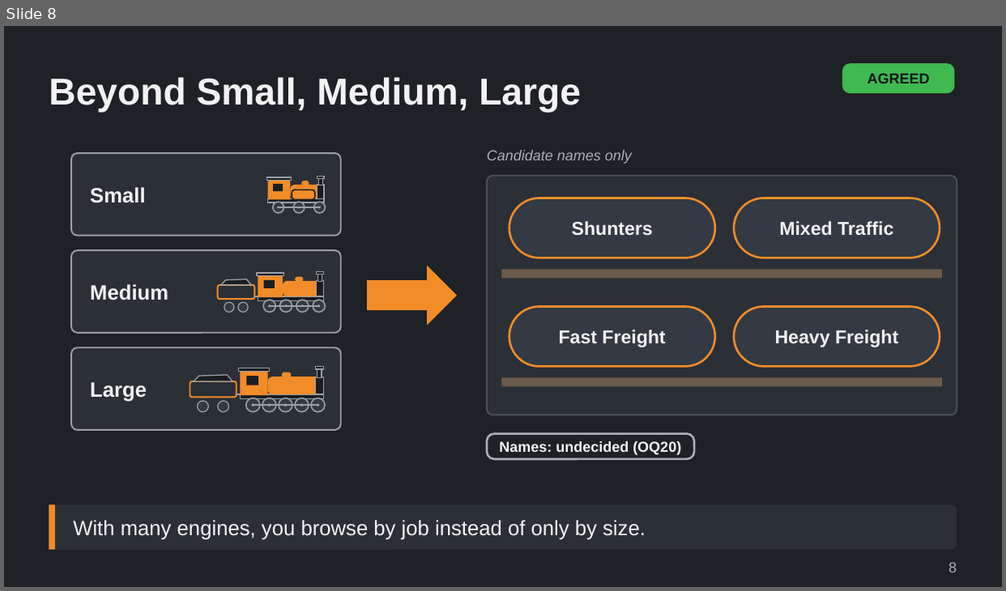
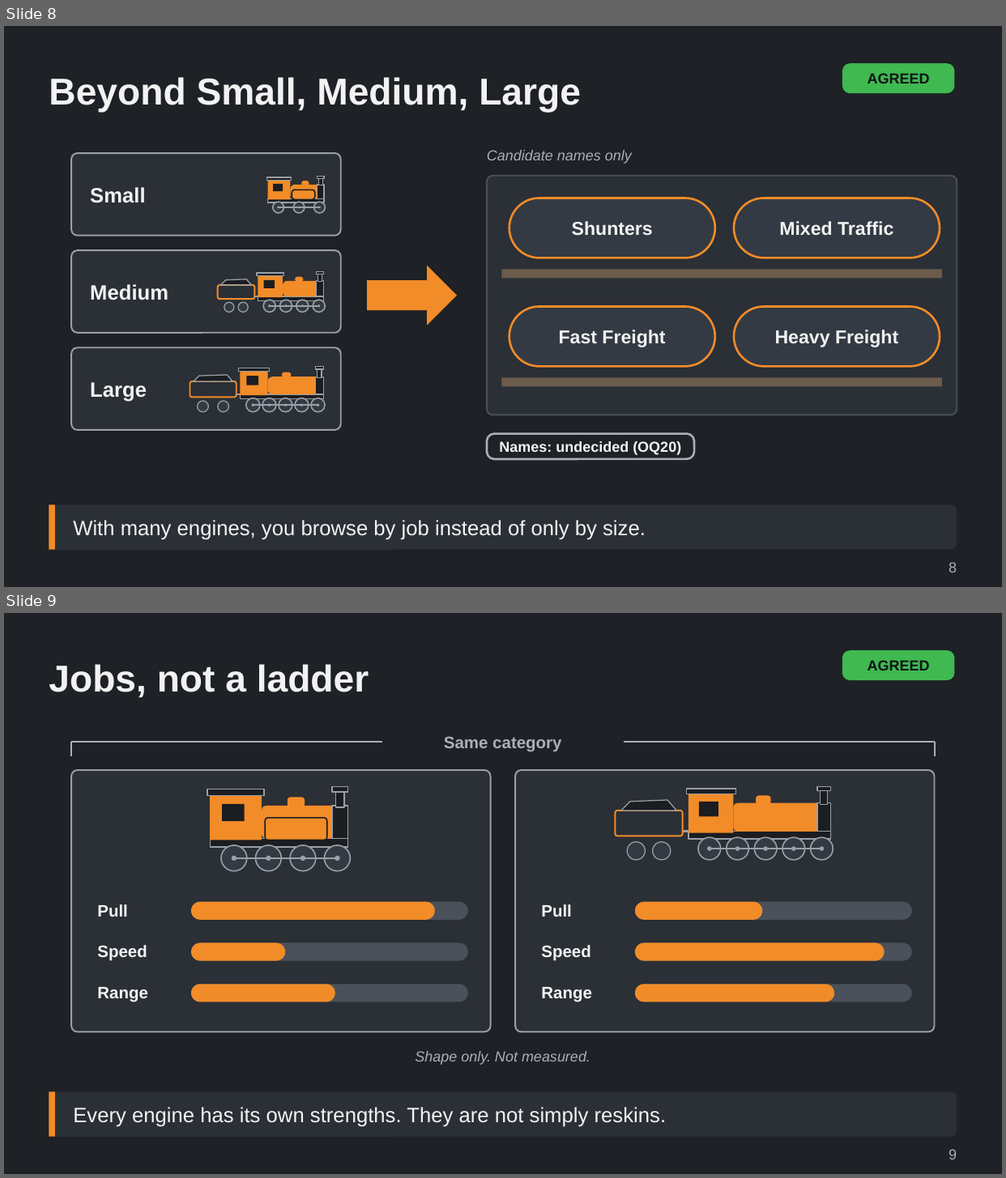
Before and after one commit to Tarenkookoo/Satisfactory---Early-Locomotion, a slide deck: Reporting/Claude Presents/Deck7_AfterLaunch_Packs/After_Launch_Packs_Locomotives_and_History_Explained.pptx. Shown one above the other, each under a label of ours: slide 8 before the commit, slides 8 and 9 after it. The pictures are 1006x591 and 1006x1178 pixels, drawn with LibreOffice and Linux fonts; fonts in the diff are those of the drawing. Boxes give left, top, right and bottom in pixels: in the first picture for what was removed or moved away, otherwise in the second. Text is boxed around its words. In the diff, an @@ line names an element or a change of style, - is before the commit and + after.

```diff
--- a/Reporting/Claude Presents/Deck7_AfterLaunch_Packs/After_Launch_Packs_Locomotives_and_History_Explained.pptx
+++ b/Reporting/Claude Presents/Deck7_AfterLaunch_Packs/After_Launch_Packs_Locomotives_and_History_Explained.pptx
@@ slide 9 added at box(4, 613, 1002, 1174), background #1E2126 @@
@@ rounded rectangle added at box(842, 650, 955, 680), fill #3FB950, 14 pt, text #101418, bold @@
+AGREED
@@ title added at box(49, 664, 369, 697), 36 pt, text #F2F2F2, bold @@
+Jobs, not a ladder
@@ line added from (71, 742) to (382, 742), #A9B0B8 1.5 pt @@
@@ line added from (71, 742) to (71, 756), #A9B0B8 1.5 pt @@
@@ text added at box(444, 736, 561, 752), 16 pt, text #A9B0B8, bold @@
+Same category
@@ line added from (624, 742) to (935, 742), #A9B0B8 1.5 pt @@
@@ line added from (935, 742) to (935, 756), #A9B0B8 1.5 pt @@
@@ group added at box(71, 770, 491, 1033): 10 rounded rectangles, 8 ellipses, 7 rectangles, 3 texts, 1 line @@
+Pull
+Speed
+Range
@@ group added at box(515, 770, 935, 1033): 12 ellipses, 10 rounded rectangles, 7 rectangles, 3 texts, 2 lines, 1 freeform shape @@
+Pull
+Speed
+Range
@@ text added at box(415, 1051, 590, 1065), 14 pt, text #A9B0B8, italic @@
+Shape only. Not measured.
@@ rounded rectangle added at box(49, 1093, 957, 1137), fill #2B2F36, 20 pt, text #F2F2F2 @@
+Every engine has its own strengths. They are not simply reskins.
@@ rectangle added at box(49, 1093, 55, 1137), fill #F28C28 @@
@@ text added at box(948, 1149, 957, 1160), 14 pt, text #A9B0B8 @@
+9
```
Also in this commit, not shown: 15 other slides added, 5 other files.
